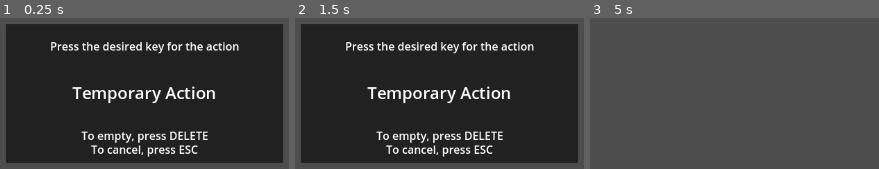
Above: before the commit, frames 1-3 (left to right).
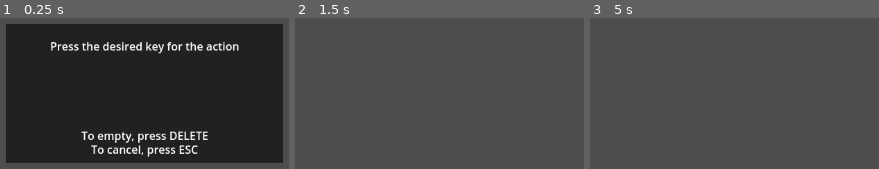
Above: after the commit, the same moments.

Repository: bottle-necc/Fastpaced-FPS-Game
Game: Godot game, scene res://scenes/key_listener.tscn
The game is run twice, just before and just after one commit, with the same random seed, the same clock (stepped at 60 frames per second) and the same inputs. This scene is started directly instead of the project's main scene.
Inputs (mouse positions are in pixels of both pictures, inside the frame that each line leads up to):
- Up to frame 1 (0.25 s): no input
- Up to frame 2 (1.5 s): tap Enter at 0.5 s; move the mouse to (outside the picture) at 0.52 s; hold D (right) 0.53-1.28 s; hold Right mouse button (aim) 0.53-1.28 s; tap Space (jump) at 0.77, 1.25 s; move the mouse to (outside the picture) at 1.27 s; hold S (backward) from 1.28 s (still down); tap Shift (run) at 1.35 s
- Up to frame 3 (5 s): tap Space (jump) at 1.52, 2.75, 3.02, 3.77, 4.25, 4.52 s; tap Enter at 2, 3.5 s; move the mouse to (outside the picture) at 2.02 s; release S (backward) at 2.03 s; press the mouse at (outside the picture) at 2.03 s; hold D (right) 2.03-2.78 s; move the mouse to (outside the picture) at 2.77 s; release the mouse at (outside the picture) at 2.78 s; hold W (forward) 2.78-3.53 s; right-click (outside the picture) at 2.85 s; move the mouse to (outside the picture) at 3.52 s; hold Shift (run) 3.53-4.28 s; hold A (left) from 3.53 s (still down); tap R (reload) at 4.15 s; move the mouse to (outside the picture) at 4.27 s; click (outside the picture) at 4.35 s; tap Escape (ui_cancel) at 4.9 s

The runs differ from the first frame. In frame 1, 1.8% of the frame differs, in the area x 24-75%, y 45-57%; in frame 2, 87%, in the area x 2-98%, y 3-97%; in frame 3, nothing differs.
Error after the commit: Invalid access to property or key '<null>' on a base object of type 'Array'. (res://scenes/key_listener.gd:25)

Commit message:
The key listener is now fully functional, still missing the code that edits the input map and shows the proper key in the settings

Diff:
--- a/scenes/hud.tscn
+++ b/scenes/hud.tscn
@@ -229,6 +229,7 @@
 "
 
 [node name="General" type="Button" parent="Options Screen/Key Mapping"]
+visible = false
 layout_mode = 0
 offset_left = 167.0
 offset_top = -373.0
@@ -470,6 +471,7 @@
 popup/item_2/id = 2
 
 [node name="Movement" type="Button" parent="Options Screen/Key Mapping"]
+visible = false
 layout_mode = 0
 offset_left = 362.0
 offset_top = -373.0
@@ -988,6 +990,7 @@
 popup/item_1/id = 1
 
 [node name="Combat" type="Button" parent="Options Screen/Key Mapping"]
+visible = false
 layout_mode = 0
 offset_left = 557.0
 offset_top = -373.0
@@ -1421,6 +1424,7 @@
 popup/item_1/id = 1
 
 [node name="Panel3" type="Panel" parent="Options Screen/Key Mapping"]
+visible = false
 modulate = Color(0, 0, 0, 1)
 self_modulate = Color(0, 0, 0, 1)
 layout_mode = 0
@@ -1443,5 +1447,28 @@
 [connection signal="pressed" from="Options Screen/Key Mapping/General" to="." method="_on_general_pressed"]
 [connection signal="pressed" from="Options Screen/Key Mapping/General/VBoxContainer/Interact/MarginContainer2/Button" to="." method="_on_key_button_pressed" binds= [0]]
 [connection signal="pressed" from="Options Screen/Key Mapping/General/VBoxContainer/Scoreboard/MarginContainer2/Button" to="." method="_on_key_button_pressed" binds= [1]]
+[connection signal="pressed" from="Options Screen/Key Mapping/General/VBoxContainer/Taunt/MarginContainer2/Button" to="." method="_on_key_button_pressed" binds= [2]]
+[connection signal="pressed" from="Options Screen/Key Mapping/General/VBoxContainer/Textchat/MarginContainer2/Button" to="." method="_on_key_button_pressed" binds= [3]]
+[connection signal="pressed" from="Options Screen/Key Mapping/General/VBoxContainer/Voicechat/MarginContainer2/Button" to="." method="_on_key_button_pressed" binds= [4]]
 [connection signal="pressed" from="Options Screen/Key Mapping/Movement" to="." method="_on_movement_pressed"]
+[connection signal="pressed" from="Options Screen/Key Mapping/Movement/ScrollContainer/VBoxContainer/Move Forward/MarginContainer2/Button" to="." method="_on_key_button_pressed" binds= [5]]
+[connection signal="pressed" from="Options Screen/Key Mapping/Movement/ScrollContainer/VBoxContainer/Move Backward/MarginContainer2/Button" to="." method="_on_key_button_pressed" binds= [6]]
+[connection signal="pressed" from="Options Screen/Key Mapping/Movement/ScrollContainer/VBoxContainer/Move Left/MarginContainer2/Button" to="." method="_on_key_button_pressed" binds= [7]]
+[connection signal="pressed" from="Options Screen/Key Mapping/Movement/ScrollContainer/VBoxContainer/Move Right/MarginContainer2/Button" to="." method="_on_key_button_pressed" binds= [8]]
+[connection signal="pressed" from="Options Screen/Key Mapping/Movement/ScrollContainer/VBoxContainer/Sprint/MarginContainer2/Button" to="." method="_on_key_button_pressed" binds= [9]]
+[connection signal="pressed" from="Options Screen/Key Mapping/Movement/ScrollContainer/VBoxContainer/Crouch/MarginContainer2/Button" to="." method="_on_key_button_pressed" binds= [10]]
+[connection signal="pressed" from="Options Screen/Key Mapping/Movement/ScrollContainer/VBoxContainer/Prone/MarginContainer2/Button" to="." method="_on_key_button_pressed" binds= [11]]
+[connection signal="pressed" from="Options Screen/Key Mapping/Movement/ScrollContainer/VBoxContainer/Crouch_Prone/MarginContainer2/Button" to="." method="_on_key_button_pressed" binds= [12]]
+[connection signal="pressed" from="Options Screen/Key Mapping/Movement/ScrollContainer/VBoxContainer/Jump/MarginContainer2/Button" to="." method="_on_key_button_pressed" binds= [13]]
+[connection signal="pressed" from="Options Screen/Key Mapping/Movement/ScrollContainer/VBoxContainer/Vault/MarginContainer2/Button" to="." method="_on_key_button_pressed" binds= [14]]
+[connection signal="pressed" from="Options Screen/Key Mapping/Movement/ScrollContainer/VBoxContainer/Jump_Vault/MarginContainer2/Button" to="." method="_on_key_button_pressed" binds= [15]]
 [connection signal="pressed" from="Options Screen/Key Mapping/Combat" to="." method="_on_combat_pressed"]
+[connection signal="pressed" from="Options Screen/Key Mapping/Combat/ScrollContainer/VBoxContainer/Shoot/MarginContainer2/Button" to="." method="_on_key_button_pressed" binds= [16]]
+[connection signal="pressed" from="Options Screen/Key Mapping/Combat/ScrollContainer/VBoxContainer/Aim/MarginContainer2/Button" to="." method="_on_key_button_pressed" binds= [17]]
+[connection signal="pressed" from="Options Screen/Key Mapping/Combat/ScrollContainer/VBoxContainer/Reload/MarginContainer2/Button" to="." method="_on_key_button_pressed" binds= [18]]
+[connection signal="pressed" from="Options Screen/Key Mapping/Combat/ScrollContainer/VBoxContainer/Primary/MarginContainer2/Button" to="." method="_on_key_button_pressed" binds= [19]]
+[connection signal="pressed" from="Options Screen/Key Mapping/Combat/ScrollContainer/VBoxContainer/Secondary/MarginContainer2/Button" to="." method="_on_key_button_pressed" binds= [20]]
+[connection signal="pressed" from="Options Screen/Key Mapping/Combat/ScrollContainer/VBoxContainer/Grenade/MarginContainer2/Button" to="." method="_on_key_button_pressed" binds= [21]]
+[connection signal="pressed" from="Options Screen/Key Mapping/Combat/ScrollContainer/VBoxContainer/Ability/MarginContainer2/Button" to="." method="_on_key_button_pressed" binds= [22]]
+[connection signal="pressed" from="Options Screen/Key Mapping/Combat/ScrollContainer/VBoxContainer/Tool/MarginContainer2/Button" to="." method="_on_key_button_pressed" binds= [23]]
+[connection signal="pressed" from="Options Screen/Key Mapping/Combat/ScrollContainer/VBoxContainer/Melee/MarginContainer2/Button" to="." method="_on_key_button_pressed" binds= [24]]
--- a/scenes/key_listener.gd
+++ b/scenes/key_listener.gd
@@ -4,13 +4,67 @@
 "move left", "move right", "sprint", "crouch", "prone", "crouch/prone", "jump", "vault", "jump/vault", "shoot",
 "aim", "reload", "primary", "secondary", "grenade", "ability", "tool", "melee"]
 
-# Called when the node enters the scene tree for the first time.
+# The purpose of this is to detect the move actions to properly capitalize them.
+var move_list = ["Move forward", "Move backward", "Move left", "Move right"]
+
+@onready var action = $Panel/Action
+
+var action_int
+var new_key
+
+func _unhandled_input(event):
+	if event is InputEventKey:
+		new_key = event.as_text_keycode()
+		update_action_key()
+		queue_free()
+
+# All of this is just to show which action the listener is editing.
 func _ready():
-	print(SettingsManager.action_int)
-	SettingsManager.action_int = null
+	action_int = SettingsManager.action_int
 
+	var label = action_list[action_int]
+	label[0] = label[0].to_upper()
 
-# Called every frame. 'delta' is the elapsed time since the previous frame.
-func _process(delta):
-	if Input.is_action_just_pressed("ui_cancel"):
+	if label in move_list:
+		label[5] = label[5].to_upper()
+	elif label == "Crouch/prone":
+		label = "Crouch/Prone"
+	elif label == "Jump/vault":
+		label = "Jump/Vault"
+
+	action.text = label
+	action.anchor_left = 0.5
+	action.anchor_right = 0.5
+	action.anchor_top = 0.5
+	action.anchor_bottom = 0.5
+
+func update_action_key():
+	var settings = SettingsManager.settings_dict
+	var actions_without_mode = [2, 3, 5, 6, 7, 8, 16, 18, 19, 20, 21, 22, 23]
+	var action_str = action_list[action_int]
+
+	if new_key == "Delete":
+		new_key = "NONE"
+
+	if new_key == "Escape":
 		queue_free()
+
+	# Sets the new key for the action in the correct place.
+	else:
+		if action_int < 5:
+			if action_int in actions_without_mode:
+				settings["keys"]["general"][action_str] = new_key
+			else:
+				settings["keys"]["general"][action_str]["key"] = new_key
+		elif action_int < 16:
+			if action_int in actions_without_mode:
+				settings["keys"]["movement"][action_str] = new_key
+			else:
+				settings["keys"]["movement"][action_str]["key"] = new_key
+		else:
+			if action_int in actions_without_mode:
+				settings["keys"]["combat"][action_str] = new_key
+			else:
+				settings["keys"]["combat"][action_str]["key"] = new_key
+
+	SettingsManager.save_settings()
--- a/scenes/key_listener.tscn
+++ b/scenes/key_listener.tscn
@@ -44,13 +44,12 @@
 anchor_top = 0.5
 anchor_right = 0.5
 anchor_bottom = 0.5
-offset_left = -104.0
-offset_top = -18.5
-offset_right = 104.0
-offset_bottom = 18.5
+offset_left = -0.5
+offset_top = -17.0
+offset_right = 0.5
+offset_bottom = 17.0
 grow_horizontal = 2
 grow_vertical = 2
-text = "Temporary Action"
 label_settings = SubResource("LabelSettings_rpbc0")
 
 [node name="Exit Prompt" type="Label" parent="Panel"]
--- a/scripts/hud.gd
+++ b/scripts/hud.gd
@@ -146,11 +146,7 @@
 	key_map_swap_tab(2)
 
 func _on_key_button_pressed(action):
-	# Number is ordered from first action in general to last, then first of movement to last etc.
-
 	# Runs a new instance of the key_listener.
 	var key_listener = preload("res://scenes/key_listener.tscn").instantiate()
 	SettingsManager.action_int = action
 	add_child(key_listener)
-
-	# TODO: CREATE A CODE THAT SWAPS THE KEY. THEN LET EVERY BUTTON ACCESS THIS FUNCTION.
--- a/singletons/settings_manager.gd
+++ b/singletons/settings_manager.gd
@@ -20,7 +20,7 @@
 				"key" : "tab",
 				"mode" : 1
 			},
-			"tuant" : "b",
+			"taunt" : "b",
 			"textchat" : "enter",
 			"voicechat" : {
 				"key" : "caps",
